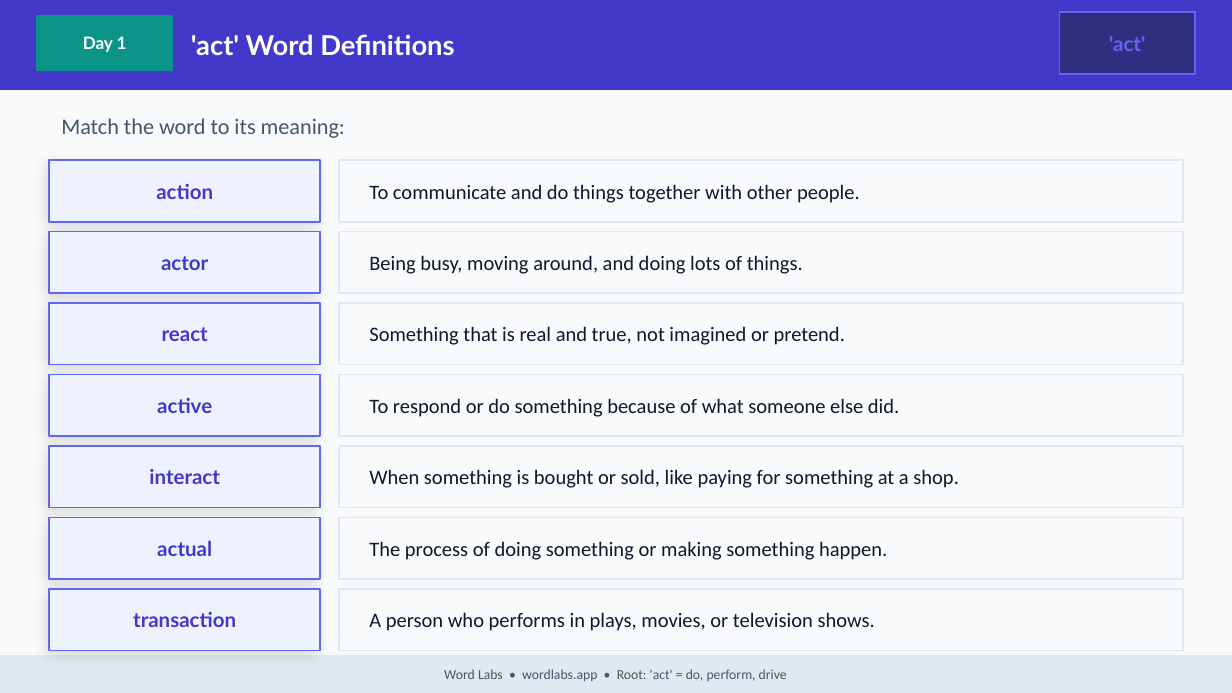
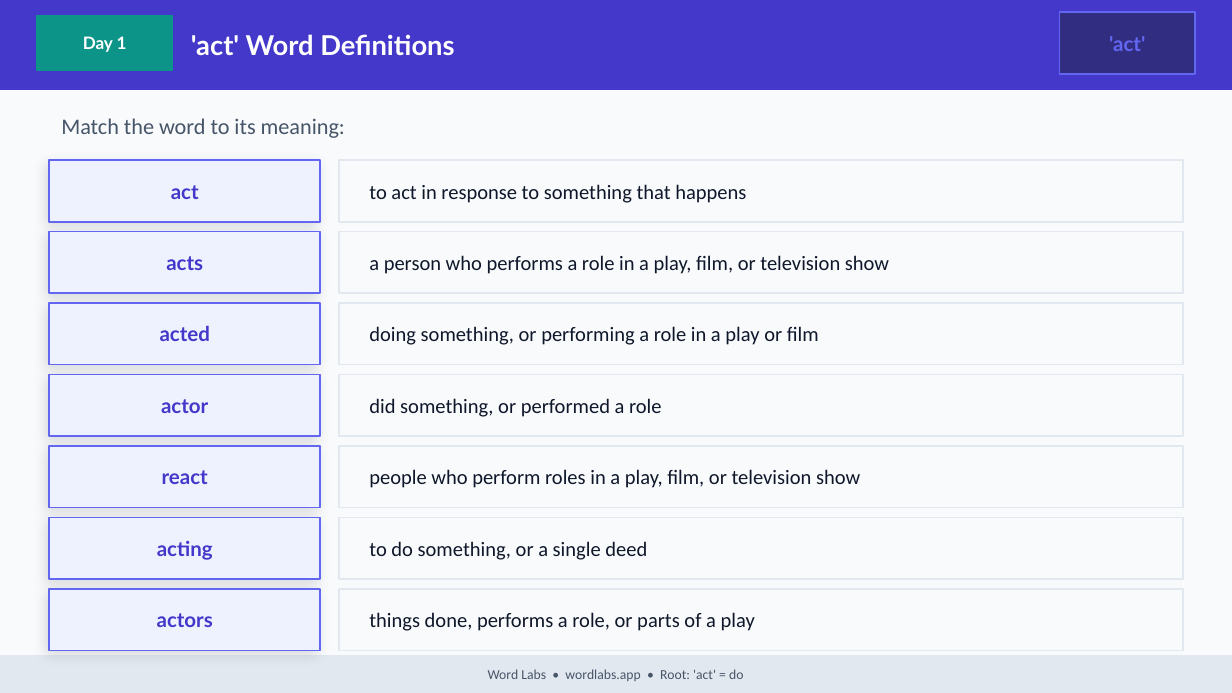
Before and after one commit to NickD135/morphology-builder, a slide deck: slide 8 of output/wordlabs-act-3day.pptx. Drawn at 1232x693 pixels with LibreOffice and Linux fonts; fonts in the diff are those of the drawing. Boxes give left, top, right and bottom in pixels: in the first picture for what was removed or moved away, otherwise in the second. Text is boxed around its words. In the diff, an @@ line names an element or a change of style, - is before the commit and + after.

```diff
--- a/output/wordlabs-act-3day.pptx
+++ b/output/wordlabs-act-3day.pptx
@@ text at <box>171,185,199,199</box>: text changed @@
-action
+act
@@ text at <box>369,184,746,203</box>: text changed @@
-To communicate and do things together with other people.
+to act in response to something that happens
@@ text at <box>166,256,203,270</box>: text changed @@
-actor
+acts
@@ text at <box>369,255,889,274</box>: text changed @@
-Being busy, moving around, and doing lots of things.
+a person who performs a role in a play, film, or television show
@@ text at <box>160,325,210,341</box>: text changed @@
-react
+acted
@@ text at <box>369,326,819,345</box>: text changed @@
-Something that is real and true, not imagined or pretend.
+doing something, or performing a role in a play or film
@@ text at <box>161,399,208,413</box>: text changed @@
-active
+actor
@@ text at <box>369,398,662,417</box>: text changed @@
-To respond or do something because of what someone else did.
+did something, or performed a role
@@ text at <box>162,470,208,484</box>: text changed @@
-interact
+react
@@ text at <box>369,469,860,488</box>: text changed @@
-When something is bought or sold, like paying for something at a shop.
+people who perform roles in a play, film, or television show
@@ text at <box>157,541,213,560</box>: text changed @@
-actual
+acting
@@ text at <box>369,541,647,560</box>: text changed @@
-The process of doing something or making something happen.
+to do something, or a single deed
@@ text at <box>157,613,213,627</box>: text changed @@
-transaction
+actors
@@ text at <box>369,612,755,631</box>: text changed @@
-A person who performs in plays, movies, or television shows.
+things done, performs a role, or parts of a play
@@ text at <box>488,669,743,681</box>: text changed @@
-Word Labs • wordlabs.app • Root: 'act' = do, perform, drive
+Word Labs • wordlabs.app • Root: 'act' = do
```
Also in this commit, not shown: 34 other slides changed, 4 other files.
